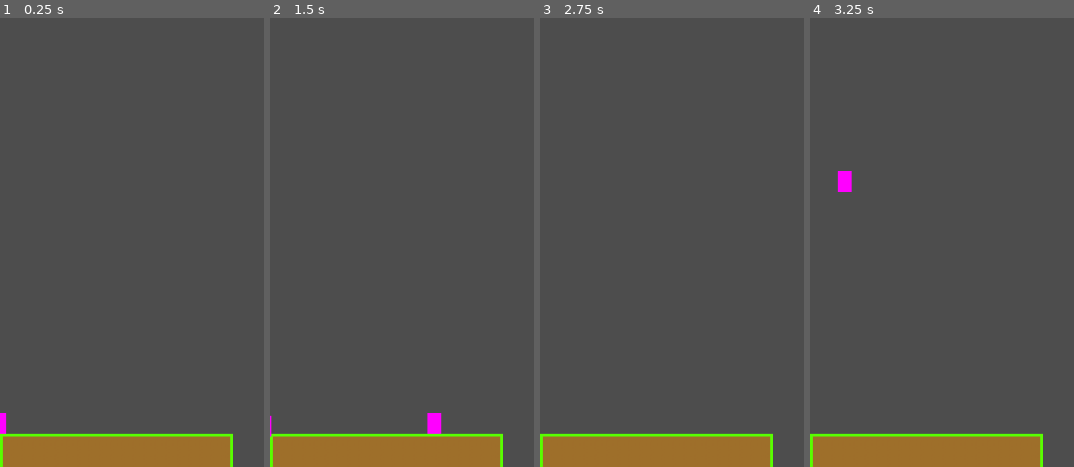
Above: before the commit, frames 1-4 (left to right).
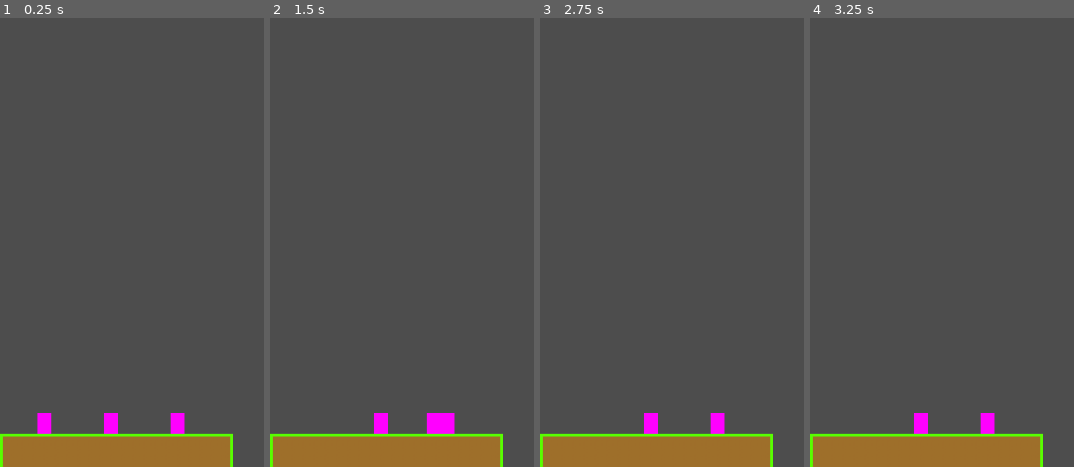
Above: after the commit, the same moments.

Repository: xwilson03/CometsCrown
Game: Godot game, scene res://world/root.tscn
The game is run twice, just before and just after one commit, with the same random seed, the same clock (stepped at 60 frames per second) and the same inputs.
Inputs:
- Up to frame 1 (0.25 s): no input
- Up to frame 2 (1.5 s): tap Enter at 0.5 s; hold A (right, bound only before the commit) from 0.53 s (still down); tap Z (jump, bound only before the commit) at 0.6, 0.77, 1.07, 1.35 s
- Up to frame 3 (2.75 s): tap Z (jump, bound only before the commit) at 1.52, 1.82, 2.1 s; release A (right, bound only before the commit) at 2.03 s; hold Q (left, bound only before the commit) from 2.03 s (still down)
- Up to frame 4 (3.25 s): release Q (left, bound only before the commit) at 2.78 s; hold A (right, bound only before the commit) from 2.78 s (still down); tap Z (jump, bound only before the commit) at 2.85, 3.02 s

The runs differ from the first frame. In frame 1, 0.9% of the frame differs, in the area x 0-71%, y 87-93%; in frame 2, 0.6%; in frame 3, 0.5%; in frame 4, 0.8%.

Commit message:
splits player inputs

Diff:
--- a/player/Acolyte.gd
+++ /dev/null
@@ -1,38 +0,0 @@
-extends CharacterBody2D
-
-
-@export var SPEED: float = 250.
-@export var JUMP_VELOCITY: float = 500.0
-
-var gravity: float = ProjectSettings.get_setting("physics/2d/default_gravity")
-
-func _physics_process(delta: float):
-
-    # Handle jump
-    if Input.is_action_just_pressed("jump") and is_on_floor():
-        velocity.y = -JUMP_VELOCITY
-
-    # Handle fastfall
-    if Input.is_action_just_released("jump") and velocity.y < 0:
-        velocity.y = 0
-
-    # Handle gravity
-    if not is_on_floor():
-        velocity.y += gravity * delta
-
-    # Handle movement
-    var direction_x: float = Input.get_axis("left", "right")
-
-    if direction_x:
-        velocity.x = direction_x * SPEED
-    else:
-        velocity.x = move_toward(velocity.x, 0, SPEED * 0.1)
-
-    # Apply velocities and collision
-    move_and_slide()
-
-    # Face sprite towards movement direction
-    if direction_x > 0:
-        $Sprite2D.flip_h = false
-    elif direction_x < 0:
-        $Sprite2D.flip_h = true
--- /dev/null
+++ b/player/PlayerConfig.gd
@@ -0,0 +1,7 @@
+extends Node
+class_name PlayerConfig
+
+
+@export var left_input: String
+@export var right_input: String
+@export var jump_input: String
--- /dev/null
+++ b/player/acolyte/Acolyte.gd
@@ -0,0 +1,45 @@
+extends CharacterBody2D
+
+
+@export var player_config: PlayerConfig
+
+@export var SPEED: float = 250.
+@export var JUMP_VELOCITY: float = 500.0
+
+var gravity: float = ProjectSettings.get_setting("physics/2d/default_gravity")
+
+
+func _ready():
+	player_config = get_parent()
+
+
+func _physics_process(delta: float):
+
+	# Handle jump
+	if Input.is_action_just_pressed(player_config.jump_input) and is_on_floor():
+		velocity.y = -JUMP_VELOCITY
+
+	# Handle fastfall
+	if Input.is_action_just_released(player_config.jump_input) and velocity.y < 0:
+		velocity.y = 0
+
+	# Handle gravity
+	if not is_on_floor():
+		velocity.y += gravity * delta
+
+	# Handle movement
+	var direction_x: float = Input.get_axis(player_config.left_input, player_config.right_input)
+
+	if direction_x:
+		velocity.x = direction_x * SPEED
+	else:
+		velocity.x = move_toward(velocity.x, 0, SPEED * 0.1)
+
+	# Apply velocities and collision
+	move_and_slide()
+
+	# Face sprite towards movement direction
+	if direction_x > 0:
+		$Sprite2D.flip_h = false
+	elif direction_x < 0:
+		$Sprite2D.flip_h = true
--- a/player/Acolyte.tscn
+++ b/player/acolyte/Acolyte.tscn
@@ -1,6 +1,7 @@
-[gd_scene load_steps=4 format=3 uid="uid://de1dyowirdli0"]
+[gd_scene load_steps=5 format=3 uid="uid://de1dyowirdli0"]
 
-[ext_resource type="Script" path="res://player/Acolyte.gd" id="1_oc7jl"]
+[ext_resource type="Script" path="res://player/PlayerConfig.gd" id="1_7uoiy"]
+[ext_resource type="Script" path="res://player/acolyte/Acolyte.gd" id="1_oc7jl"]
 
 [sub_resource type="CapsuleShape2D" id="CapsuleShape2D_u6oph"]
 
@@ -9,6 +10,7 @@
 
 [node name="Acolyte" type="Node2D"]
 position = Vector2(160, 576)
+script = ExtResource("1_7uoiy")
 
 [node name="CharacterBody2D" type="CharacterBody2D" parent="."]
 script = ExtResource("1_oc7jl")
--- a/player/Astron.gd
+++ b/player/astron/Astron.gd
@@ -1,5 +1,7 @@
 extends CharacterBody2D
 
+
+@export var player_config: PlayerConfig
 
 @export var SPEED: float = 250.0
 @export var FLIGHT_VELOCITY: float = 200.0
@@ -10,10 +12,15 @@
 var gravity: float = ProjectSettings.get_setting("physics/2d/default_gravity")
 var target_y_velocity: float = 0.0
 
+
+func _ready():
+	player_config = get_parent()
+
+
 func _physics_process(delta: float):
 
 	# Handle jump
-	if Input.is_action_just_pressed("jump"):
+	if Input.is_action_just_pressed(player_config.jump_input):
 		velocity.y += -INSTANT_FLIGHT_VELOCITY
 		target_y_velocity += -FLIGHT_VELOCITY
 
@@ -27,7 +34,7 @@
 	velocity.y = clampf(velocity.y, -MAX_FLIGHT_SPEED, MAX_FLIGHT_SPEED)
 
 	# Handle movement
-	var direction_x: float = Input.get_axis("left", "right")
+	var direction_x: float = Input.get_axis(player_config.left_input, player_config.right_input)
 
 	if direction_x:
 		velocity.x = direction_x * SPEED
--- a/player/Astron.tscn
+++ b/player/astron/Astron.tscn
@@ -1,6 +1,7 @@
-[gd_scene load_steps=4 format=3 uid="uid://c0cixa5xl22qy"]
+[gd_scene load_steps=5 format=3 uid="uid://c0cixa5xl22qy"]
 
-[ext_resource type="Script" path="res://player/Astron.gd" id="1_1roqg"]
+[ext_resource type="Script" path="res://player/astron/Astron.gd" id="1_1roqg"]
+[ext_resource type="Script" path="res://player/PlayerConfig.gd" id="1_skce3"]
 
 [sub_resource type="CapsuleShape2D" id="CapsuleShape2D_u6oph"]
 
@@ -9,6 +10,7 @@
 
 [node name="Astron" type="Node2D"]
 position = Vector2(160, 576)
+script = ExtResource("1_skce3")
 
 [node name="CharacterBody2D" type="CharacterBody2D" parent="."]
 script = ExtResource("1_1roqg")
--- a/project.godot
+++ b/project.godot
@@ -17,25 +17,49 @@
 
 [input]
 
-left={
+astron_left={
+"deadzone": 0.5,
+"events": [Object(InputEventKey,"resource_local_to_scene":false,"resource_name":"","device":-1,"window_id":0,"alt_pressed":false,"shift_pressed":false,"ctrl_pressed":false,"meta_pressed":false,"pressed":false,"keycode":0,"physical_keycode":86,"key_label":0,"unicode":118,"echo":false,"script":null)
+]
+}
+astron_right={
+"deadzone": 0.5,
+"events": [Object(InputEventKey,"resource_local_to_scene":false,"resource_name":"","device":-1,"window_id":0,"alt_pressed":false,"shift_pressed":false,"ctrl_pressed":false,"meta_pressed":false,"pressed":false,"keycode":0,"physical_keycode":66,"key_label":0,"unicode":98,"echo":false,"script":null)
+]
+}
+astron_jump={
+"deadzone": 0.5,
+"events": [Object(InputEventKey,"resource_local_to_scene":false,"resource_name":"","device":-1,"window_id":0,"alt_pressed":false,"shift_pressed":false,"ctrl_pressed":false,"meta_pressed":false,"pressed":false,"keycode":0,"physical_keycode":78,"key_label":0,"unicode":110,"echo":false,"script":null)
+]
+}
+acolyte1_left={
 "deadzone": 0.5,
 "events": [Object(InputEventKey,"resource_local_to_scene":false,"resource_name":"","device":-1,"window_id":0,"alt_pressed":false,"shift_pressed":false,"ctrl_pressed":false,"meta_pressed":false,"pressed":false,"keycode":0,"physical_keycode":81,"key_label":0,"unicode":113,"echo":false,"script":null)
-, Object(InputEventKey,"resource_local_to_scene":false,"resource_name":"","device":-1,"window_id":0,"alt_pressed":false,"shift_pressed":false,"ctrl_pressed":false,"meta_pressed":false,"pressed":false,"keycode":0,"physical_keycode":86,"key_label":0,"unicode":118,"echo":false,"script":null)
-, Object(InputEventKey,"resource_local_to_scene":false,"resource_name":"","device":-1,"window_id":0,"alt_pressed":false,"shift_pressed":false,"ctrl_pressed":false,"meta_pressed":false,"pressed":false,"keycode":0,"physical_keycode":47,"key_label":0,"unicode":47,"echo":false,"script":null)
 ]
 }
-right={
+acolyte1_right={
 "deadzone": 0.5,
 "events": [Object(InputEventKey,"resource_local_to_scene":false,"resource_name":"","device":-1,"window_id":0,"alt_pressed":false,"shift_pressed":false,"ctrl_pressed":false,"meta_pressed":false,"pressed":false,"keycode":0,"physical_keycode":65,"key_label":0,"unicode":97,"echo":false,"script":null)
-, Object(InputEventKey,"resource_local_to_scene":false,"resource_name":"","device":-1,"window_id":0,"alt_pressed":false,"shift_pressed":false,"ctrl_pressed":false,"meta_pressed":false,"pressed":false,"keycode":0,"physical_keycode":66,"key_label":0,"unicode":98,"echo":false,"script":null)
-, Object(InputEventKey,"resource_local_to_scene":false,"resource_name":"","device":-1,"window_id":0,"alt_pressed":false,"shift_pressed":false,"ctrl_pressed":false,"meta_pressed":false,"pressed":false,"keycode":0,"physical_keycode":39,"key_label":0,"unicode":39,"echo":false,"script":null)
 ]
 }
-jump={
+acolyte1_jump={
 "deadzone": 0.5,
 "events": [Object(InputEventKey,"resource_local_to_scene":false,"resource_name":"","device":-1,"window_id":0,"alt_pressed":false,"shift_pressed":false,"ctrl_pressed":false,"meta_pressed":false,"pressed":false,"keycode":0,"physical_keycode":90,"key_label":0,"unicode":122,"echo":false,"script":null)
-, Object(InputEventKey,"resource_local_to_scene":false,"resource_name":"","device":-1,"window_id":0,"alt_pressed":false,"shift_pressed":false,"ctrl_pressed":false,"meta_pressed":false,"pressed":false,"keycode":0,"physical_keycode":78,"key_label":0,"unicode":110,"echo":false,"script":null)
-, Object(InputEventKey,"resource_local_to_scene":false,"resource_name":"","device":-1,"window_id":0,"alt_pressed":false,"shift_pressed":false,"ctrl_pressed":false,"meta_pressed":false,"pressed":false,"keycode":0,"physical_keycode":93,"key_label":0,"unicode":93,"echo":false,"script":null)
+]
+}
+acolyte2_left={
+"deadzone": 0.5,
+"events": [Object(InputEventKey,"resource_local_to_scene":false,"resource_name":"","device":-1,"window_id":0,"alt_pressed":false,"shift_pressed":false,"ctrl_pressed":false,"meta_pressed":false,"pressed":false,"keycode":0,"physical_keycode":47,"key_label":0,"unicode":47,"echo":false,"script":null)
+]
+}
+acolyte2_right={
+"deadzone": 0.5,
+"events": [Object(InputEventKey,"resource_local_to_scene":false,"resource_name":"","device":-1,"window_id":0,"alt_pressed":false,"shift_pressed":false,"ctrl_pressed":false,"meta_pressed":false,"pressed":false,"keycode":0,"physical_keycode":39,"key_label":0,"unicode":39,"echo":false,"script":null)
+]
+}
+acolyte2_jump={
+"deadzone": 0.5,
+"events": [Object(InputEventKey,"resource_local_to_scene":false,"resource_name":"","device":-1,"window_id":0,"alt_pressed":false,"shift_pressed":false,"ctrl_pressed":false,"meta_pressed":false,"pressed":false,"keycode":0,"physical_keycode":93,"key_label":0,"unicode":93,"echo":false,"script":null)
 ]
 }
 
--- a/world/root.tscn
+++ b/world/root.tscn
@@ -1,8 +1,8 @@
 [gd_scene load_steps=6 format=3 uid="uid://dp7fixd5c7n45"]
 
 [ext_resource type="Texture2D" uid="uid://bicjoy2jm4ad5" path="res://world/ground.png" id="1_tqlvy"]
-[ext_resource type="PackedScene" uid="uid://c0cixa5xl22qy" path="res://player/Astron.tscn" id="2_2yhwf"]
-[ext_resource type="PackedScene" uid="uid://de1dyowirdli0" path="res://player/Acolyte.tscn" id="2_n41xe"]
+[ext_resource type="PackedScene" uid="uid://c0cixa5xl22qy" path="res://player/astron/Astron.tscn" id="2_2yhwf"]
+[ext_resource type="PackedScene" uid="uid://de1dyowirdli0" path="res://player/acolyte/Acolyte.tscn" id="2_n41xe"]
 
 [sub_resource type="TileSetAtlasSource" id="TileSetAtlasSource_nxpvn"]
 texture = ExtResource("1_tqlvy")
@@ -54,6 +54,20 @@
 format = 2
 layer_0/tile_data = PackedInt32Array(0, 0, 0, 1, 65536, 0, 2, 65536, 0, 3, 65536, 0, 4, 65536, 0, 5, 65536, 0, 6, 65536 …(927 unchanged characters)…
 
-[node name="Acolyte" parent="." instance=ExtResource("2_n41xe")]
+[node name="Astron" parent="." instance=ExtResource("2_2yhwf")]
+position = Vector2(160, 584)
+left_input = "astron_left"
+right_input = "astron_right"
+jump_input = "astron_jump"
 
-[node name="Astron" parent="." instance=ExtResource("2_2yhwf")]
+[node name="Acolyte1" parent="." instance=ExtResource("2_n41xe")]
+position = Vector2(64, 584)
+left_input = "acolyte1_left"
+right_input = "acolyte1_right"
+jump_input = "acolyte1_jump"
+
+[node name="Acolyte2" parent="." instance=ExtResource("2_n41xe")]
+position = Vector2(256, 584)
+left_input = "acolyte2_left"
+right_input = "acolyte2_right"
+jump_input = "acolyte2_jump"
